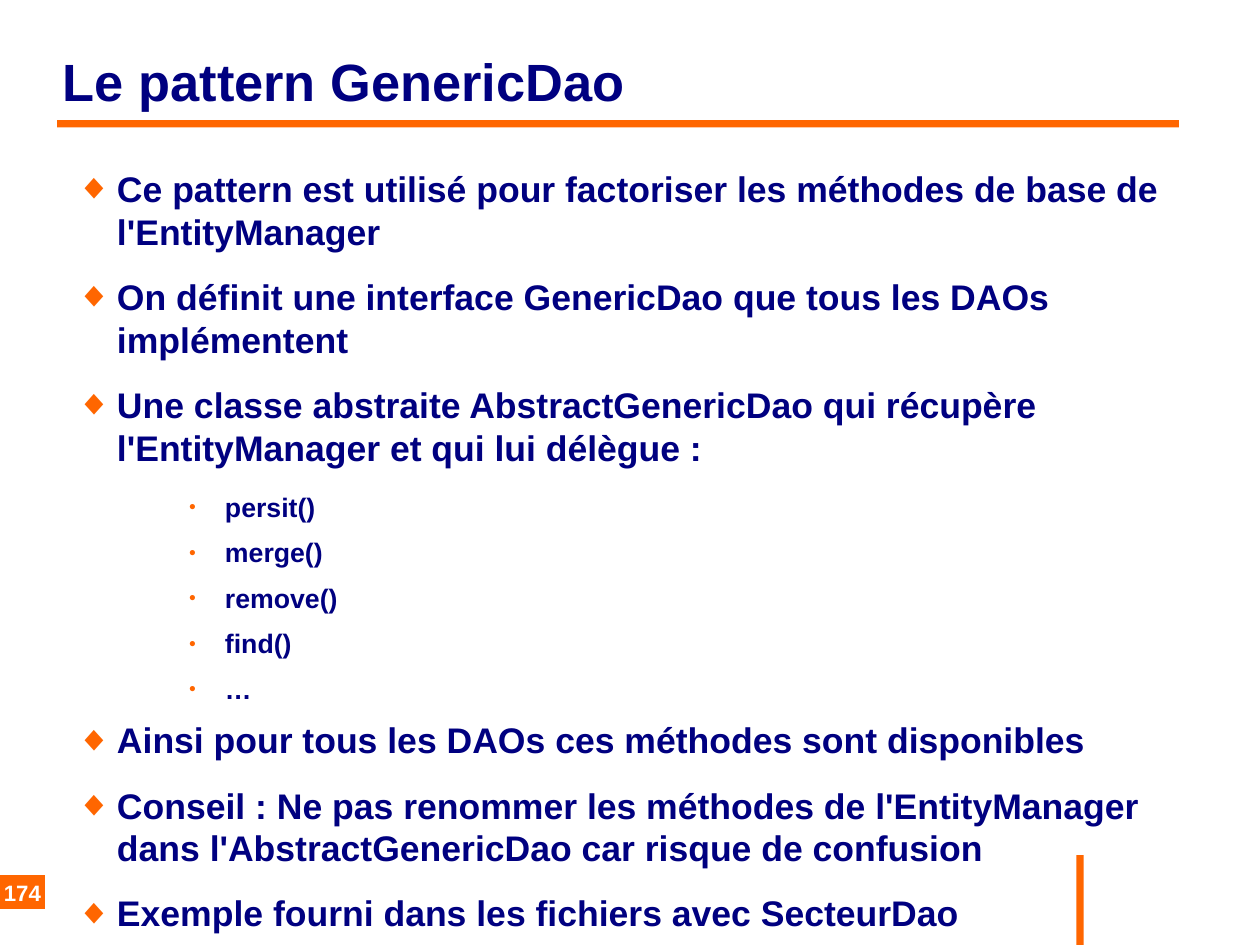
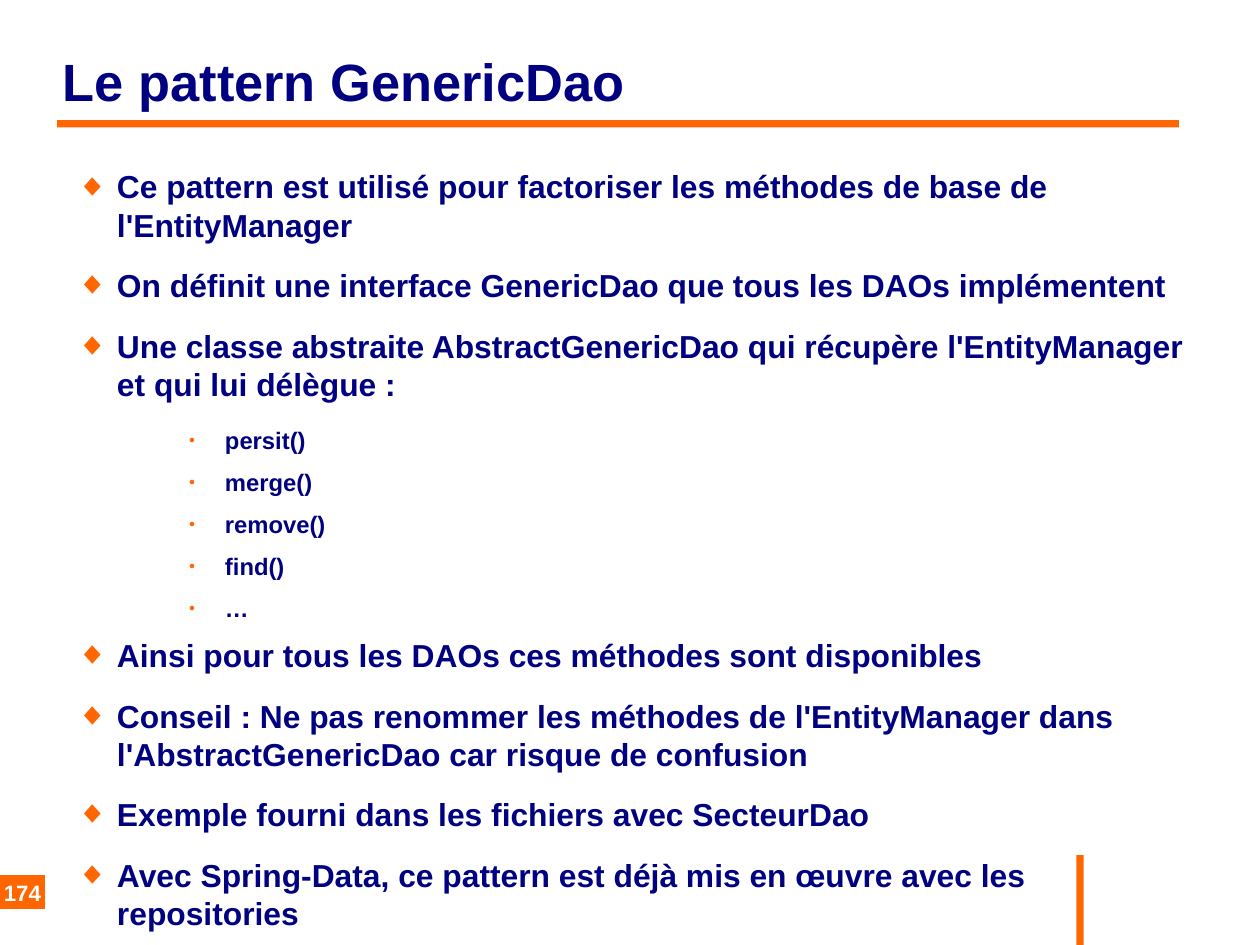
Before and after one commit to philphils/formation-hibernate-basique, a slide deck: slide 174 of Documentation/diapo_formation_hibernate.odp. Drawn at 1260x945 pixels with LibreOffice and Linux fonts; fonts in the diff are those of the drawing; background and template pictures are left out. Boxes give left, top, right and bottom in pixels: in the first picture for what was removed or moved away, otherwise in the second. Text is boxed around its words. In the diff, an @@ line names an element or a change of style, - is before the commit and + after.

```diff
--- a/Documentation/diapo_formation_hibernate.odp
+++ b/Documentation/diapo_formation_hibernate.odp
@@ text at (117,174,1182,832): size 22.4 to 20 pt in "Ce pattern est utilisé pour factoriser les ...", "On définit une interface GenericDao que tous ...", "Une classe abstraite AbstractGenericDao qui récupère l'Entit ...", "Ainsi pour tous les DAOs ces méthodes ..." and 2 more places; size 16.8 to 15 pt in "persit()", "merge()", "remove()", "find()" and 1 more places @@
@@ text at (117,863,1025,931): paragraph added @@
+◆ Avec Spring-Data, ce pattern est déjà mis en œuvre avec les repositories
```
Also in this commit, not shown: 3 other slides changed.
